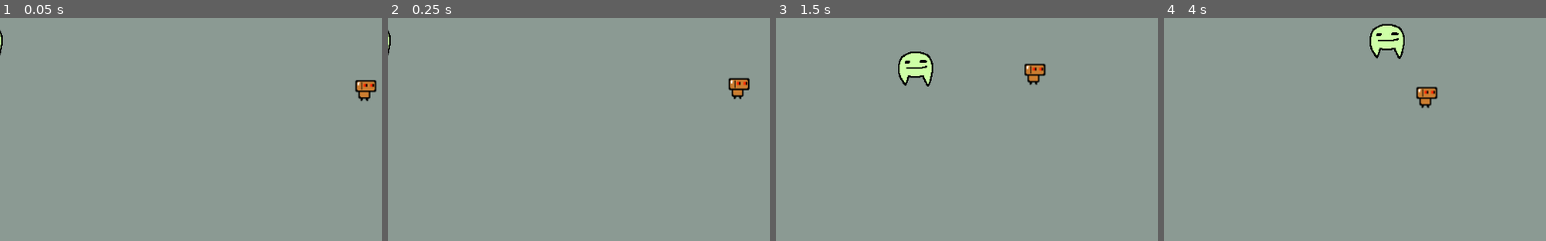
Above: before the commit, frames 1-4 (left to right).
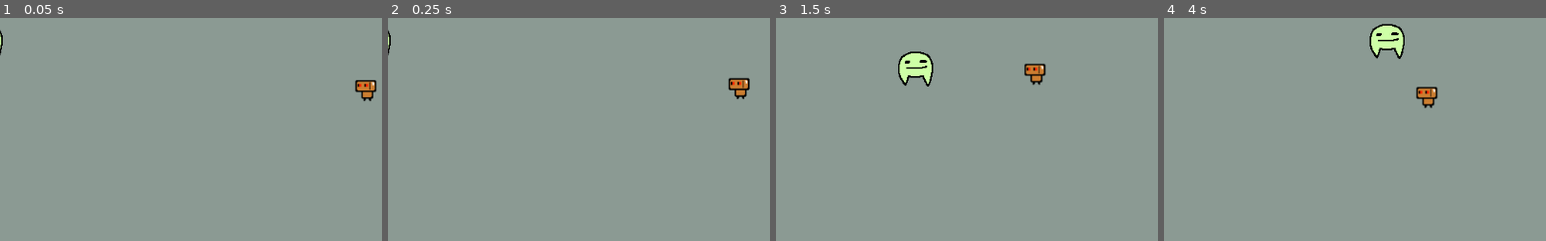
Above: after the commit, the same moments.

Repository: actually-reb/fenrir-2020
Game: Godot game, scene res://scene/Main.tscn
Two runs of this game, one before a commit and one after it. Both use one fixed random seed, a clock stepped at 60 frames per second and the inputs below.
Inputs:
- Up to frame 1 (0.05 s): no input
- Up to frame 2 (0.25 s): no input
- Up to frame 3 (1.5 s): hold D (move_right) 0.53-1.28 s; hold S (move_down) from 1.28 s (still down)
- Up to frame 4 (4 s): release S (move_down) at 2.03 s; hold D (move_right) 2.03-2.78 s; hold W (move_up) 2.78-3.53 s; hold A (move_left) from 3.53 s (still down)
The pictures show only the part of the screen within x 26-76%, y 25-75%; the shares and areas given below are measured in that part.

The runs differ from the first frame. In frame 1, 0.2% of the frame differs, in the area x 93-98%, y 28-38%; in frame 2, 0.2%; in frame 3, 0.2%, in the area x 65-70%, y 21-31%; in frame 4, 0.2%.

Commit message:
tiny robot sprite flipping

Diff:
--- a/entity/TinyRobot.gd
+++ b/entity/TinyRobot.gd
@@ -1,5 +1,6 @@
 extends KinematicBody2D
 
+onready var sprite = $Sprite
 var speed = 100
 
 func _ready():
@@ -12,5 +13,6 @@
 		player = player_array[0]
 
 	if player:
+		sprite.flip_h = player.position.x < position.x
 		var move = (player.position - position).normalized()
 		move_and_slide(move * speed)
